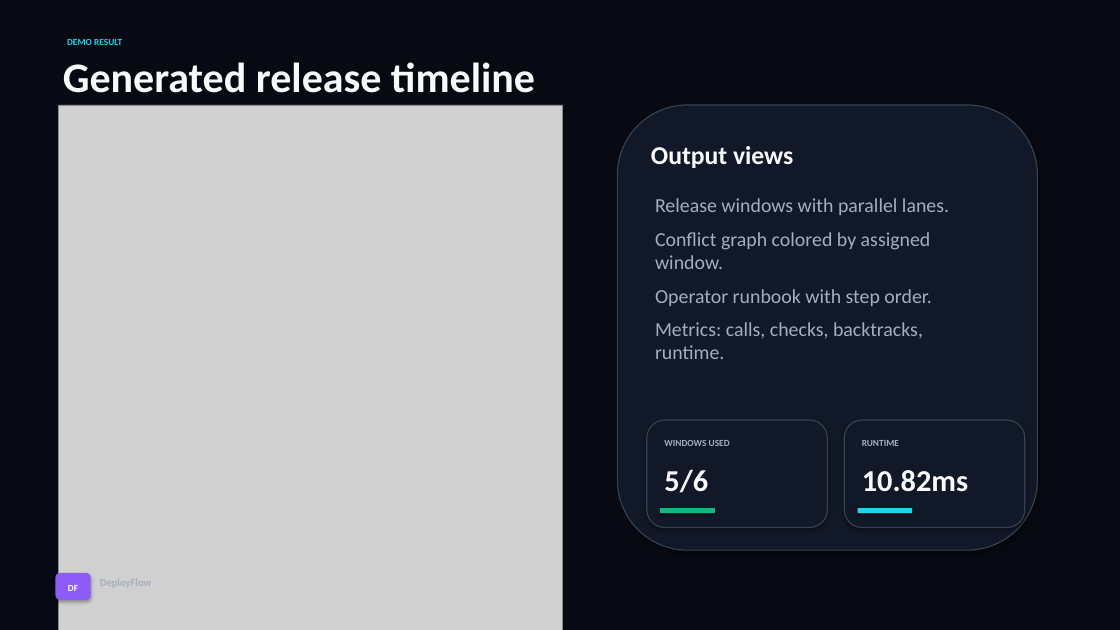
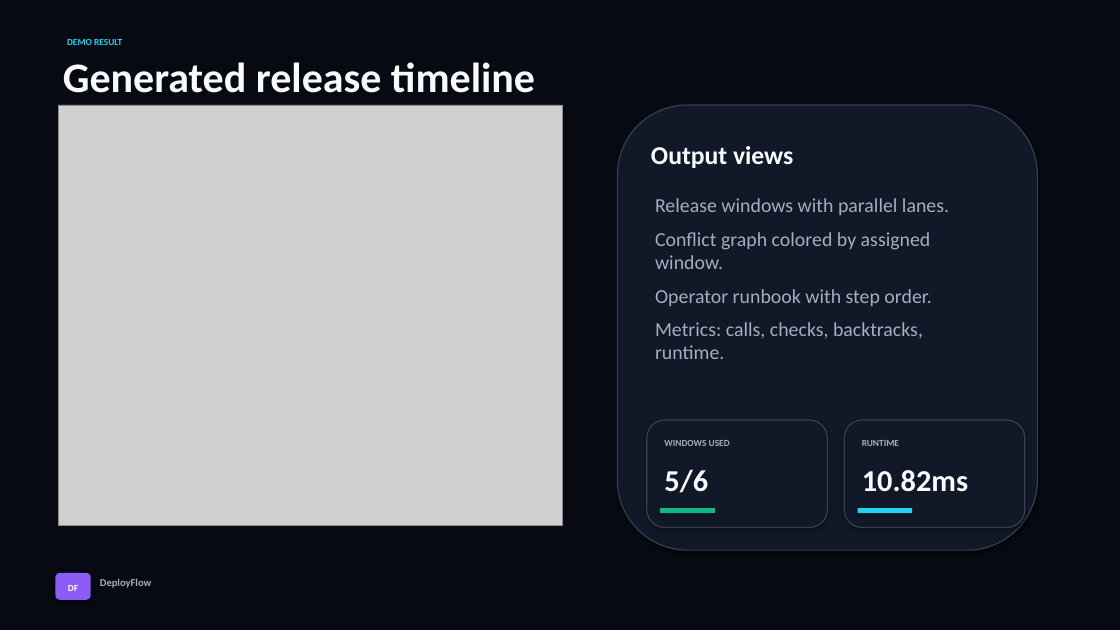
Before and after one commit to WitherGH/deployflow-project, a slide deck: slide 7 of docs/DeployFlow_Final_Presentation.pptx. Drawn at 1120x630 pixels with LibreOffice and Linux fonts; fonts in the diff are those of the drawing; grey boxes stand for pictures. Boxes give left, top, right and bottom in pixels: in the first picture for what was removed or moved away, otherwise in the second. Text is boxed around its words. In the diff, an @@ line names an element or a change of style, - is before the commit and + after.

Commit message:
Regenerate presentation deck

```diff
--- a/docs/DeployFlow_Final_Presentation.pptx
+++ b/docs/DeployFlow_Final_Presentation.pptx
@@ picture: place and size @@
-picture at [59, 105, 563, 630]
+picture at [59, 105, 563, 525]
@@ text added at [100, 578, 152, 588], 9 pt, text #A4AEC0, bold @@
+DeployFlow
```
